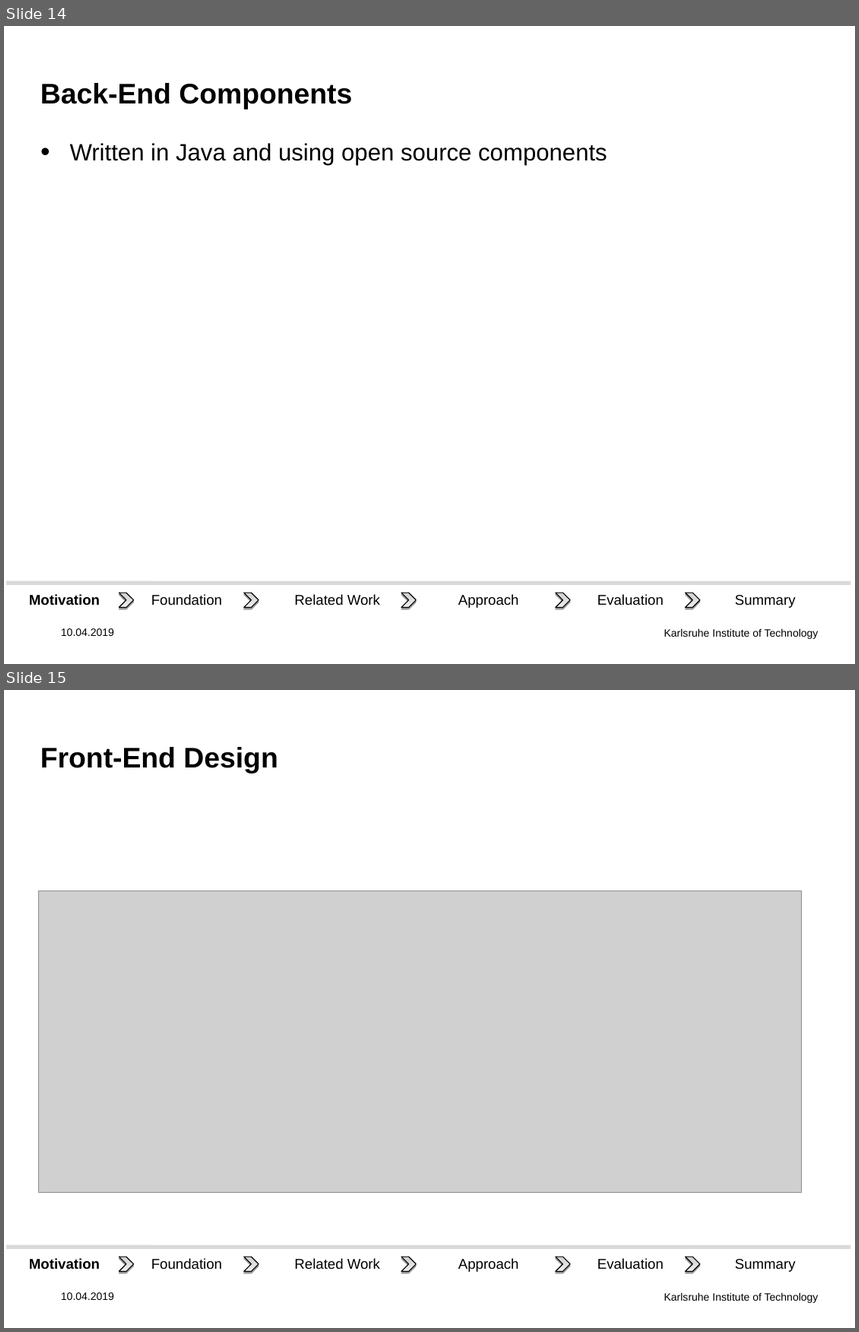
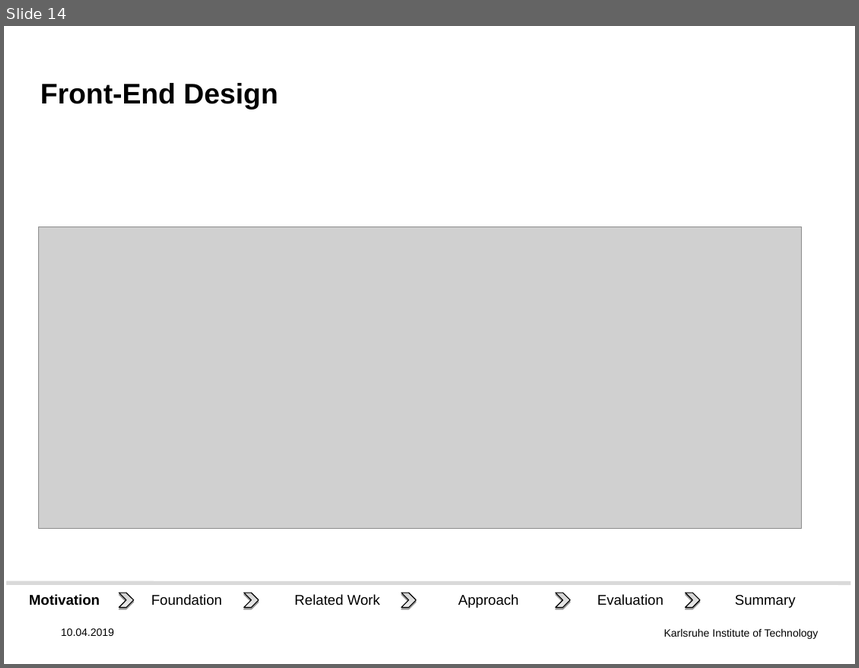
Before and after one commit to DHSTTOS/documents, a slide deck: final_presentation/final-pres3.odp. Shown one above the other, each under a label of ours: slides 14 and 15 before the commit, slide 14 after it. The pictures are 859x1332 and 859x668 pixels, drawn with LibreOffice and Linux fonts; fonts in the diff are those of the drawing; grey boxes stand for pictures; background and template pictures are left out. Boxes give left, top, right and bottom in pixels: in the first picture for what was removed or moved away, otherwise in the second. Text is boxed around its words. In the diff, an @@ line names an element or a change of style, - is before the commit and + after.

```diff
--- a/final_presentation/final-pres3.odp
+++ b/final_presentation/final-pres3.odp
@@ slide 14 removed at box(4, 26, 855, 664), background picture (left out); not listed: 1 template element that a slide beside it also shows @@
@@ title removed at box(40, 83, 352, 109) @@
-Back-End Components
@@ text removed at box(70, 143, 607, 166) @@
-• Written in Java and using open source components
@@ group removed at box(6, 584, 851, 613): 5 chevrons, 3 texts, 3 rectangles, 1 line @@
-Foundation
-Evaluation
-Related Work
-Summary
-Motivation
-Approach
@@ text removed at box(61, 629, 114, 636) @@
-10.04.2019
@@ what was slide 15 is now slide 14 @@
```
Also in this commit, not shown: 9 slides changed, 1 other file.
